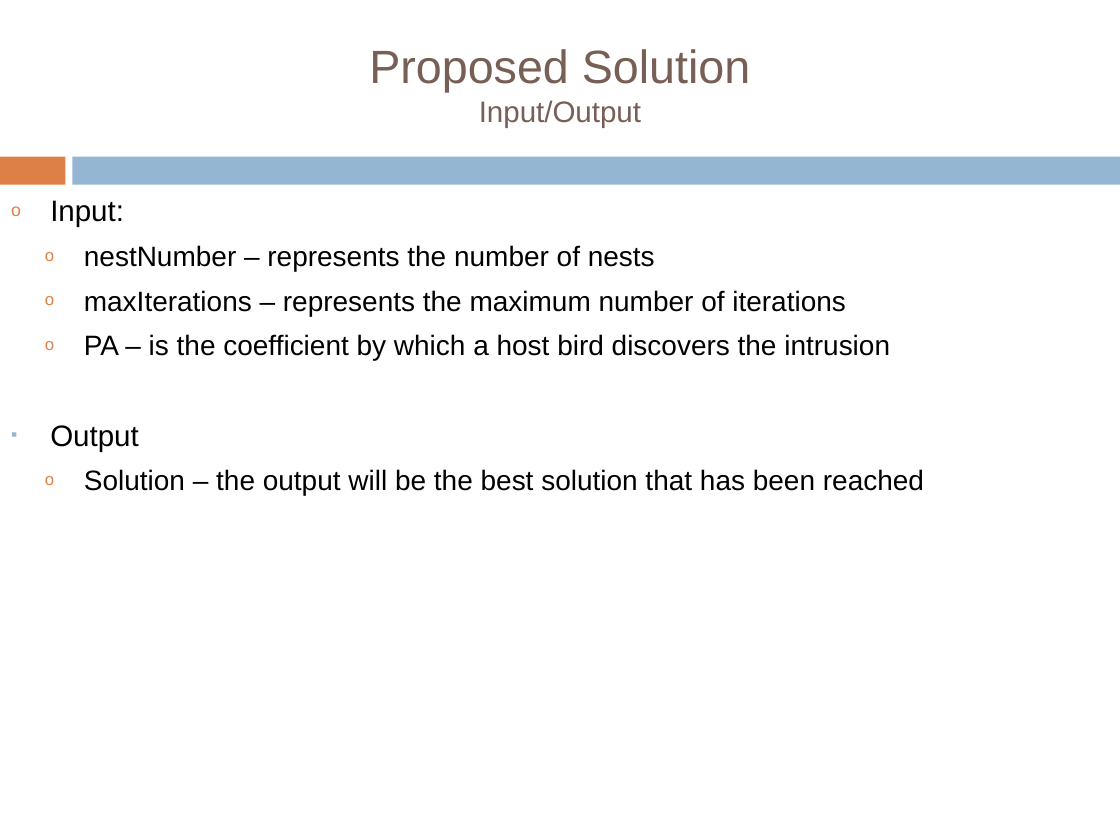
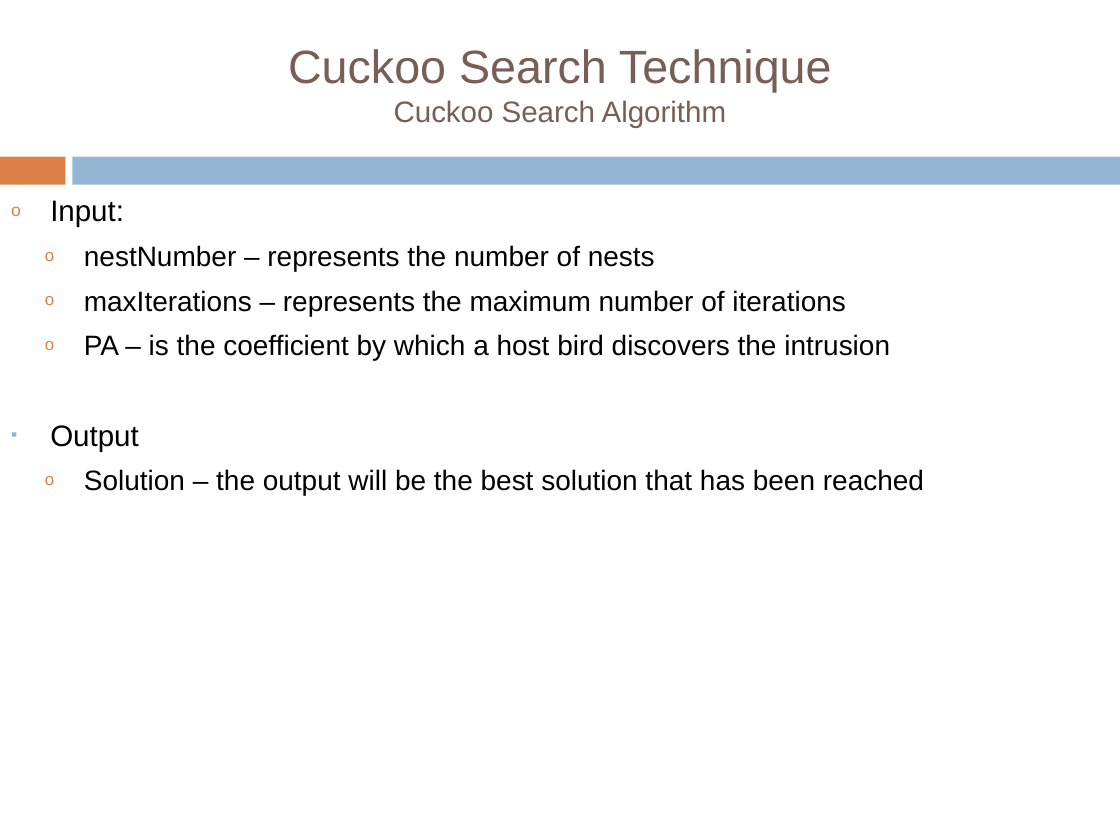
Before and after one commit to tiberiu-b/Diet4EldersDocumentation, a slide deck: slide 20 of Prezentare/TiberiuBoros.pptx (slide 13 before the commit). Drawn at 1120x840 pixels with LibreOffice and Linux fonts; fonts in the diff are those of the drawing; background and template pictures are left out. Boxes give left, top, right and bottom in pixels: in the first picture for what was removed or moved away, otherwise in the second. Text is boxed around its words. In the diff, an @@ line names an element or a change of style, - is before the commit and + after.

```diff
--- a/Prezentare/TiberiuBoros.pptx
+++ b/Prezentare/TiberiuBoros.pptx
@@ title at [288,49,832,128]: text changed @@
-Proposed Solution
-Input/Output
+Cuckoo Search Technique
+Cuckoo Search Algorithm
```
Also in this commit, not shown: 10 other slides changed, 15 slides added, 1 slide removed, 1 other file.
